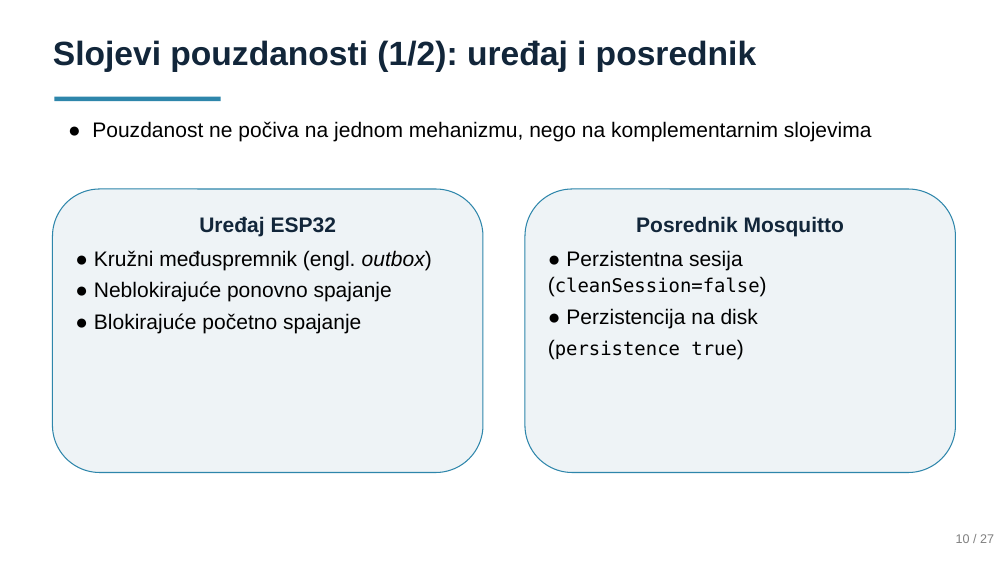
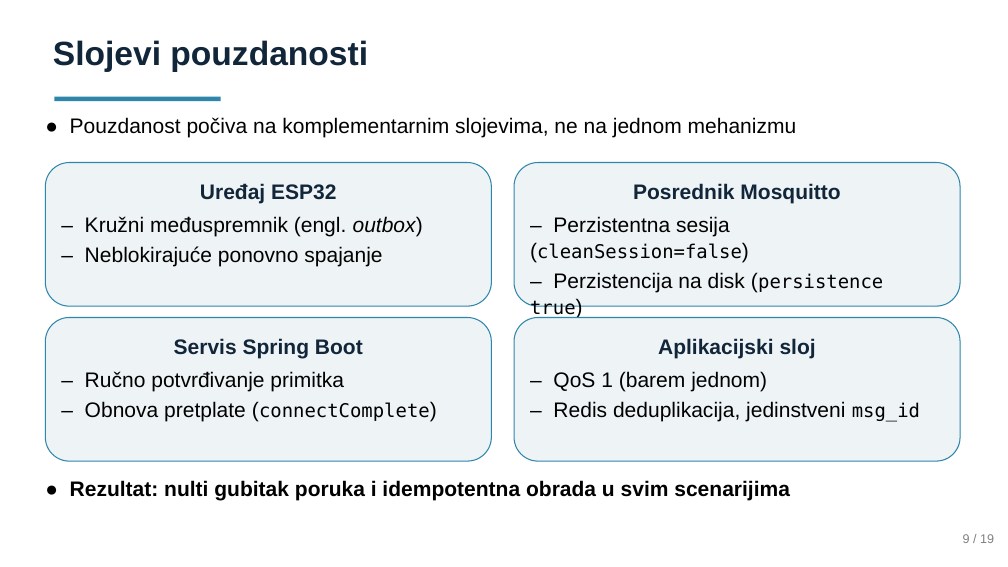
Before and after one commit to LukaIvekovic/iot-telemtry-processing, a slide deck: slide 9 of Prezentacija.pptx. Drawn at 1008x567 pixels with LibreOffice and Linux fonts; fonts in the diff are those of the drawing. Boxes give left, top, right and bottom in pixels: in the first picture for what was removed or moved away, otherwise in the second. Text is boxed around its words. In the diff, an @@ line names an element or a change of style, - is before the commit and + after.

```diff
--- a/Prezentacija.pptx
+++ b/Prezentacija.pptx
@@ text at (x1=53, y1=40, x2=368, y2=72): text changed @@
-Slojevi pouzdanosti (1/2): uređaj i posrednik
+Slojevi pouzdanosti
@@ text at (x1=70, y1=117, x2=797, y2=138): text changed @@
-● Pouzdanost ne počiva na jednom mehanizmu, nego na komplementarnim slojevima
+● Pouzdanost počiva na komplementarnim slojevima, ne na jednom mehanizmu
@@ rounded rectangle "Uređaj ESP32" resized from (x1=52, y1=189, x2=482, y2=473) to (x1=45, y1=163, x2=492, y2=306) @@
@@ rounded rectangle "Posrednik Mosquitto" resized from (x1=525, y1=189, x2=955, y2=473) to (x1=514, y1=163, x2=960, y2=306) @@
@@ text in rounded rectangle at (x1=200, y1=183, x2=336, y2=204): less space between paragraphs @@
@@ text in rounded rectangle at (x1=633, y1=183, x2=840, y2=204): less space between paragraphs @@
@@ text in rounded rectangle at (x1=85, y1=216, x2=423, y2=266): text changed @@
-● Kružni međuspremnik (engl. outbox)
-● Neblokirajuće ponovno spajanje
-● Blokirajuće početno spajanje
+– Kružni međuspremnik (engl. outbox)
+– Neblokirajuće ponovno spajanje
@@ text in rounded rectangle at (x1=530, y1=216, x2=883, y2=319): text changed @@
-● Perzistentna sesija (cleanSession=false)
-● Perzistencija na disk
-(persistence true)
+– Perzistentna sesija (cleanSession=false)
+– Perzistencija na disk (persistence true)
@@ rounded rectangle added at (x1=45, y1=318, x2=492, y2=461), fill #EEF3F6, outline #2E86AB 1 pt, 20 pt, text #000000 @@
+Servis Spring Boot
+– Ručno potvrđivanje primitka
+– Obnova pretplate (connectComplete)
@@ rounded rectangle added at (x1=514, y1=318, x2=960, y2=461), fill #EEF3F6, outline #2E86AB 1 pt, 20 pt, text #000000 @@
+Aplikacijski sloj
+– QoS 1 (barem jednom)
+– Redis deduplikacija, jedinstveni msg_id
@@ text added at (x1=70, y1=480, x2=790, y2=500), 20 pt, text #000000, bold @@
+● Rezultat: nulti gubitak poruka i idempotentna obrada u svim scenarijima
@@ text at (x1=963, y1=534, x2=994, y2=543): text changed @@
-10 / 27
+9 / 19
```
Also in this commit, not shown: 16 other slides changed, 1 slide added, 7 slides removed.
